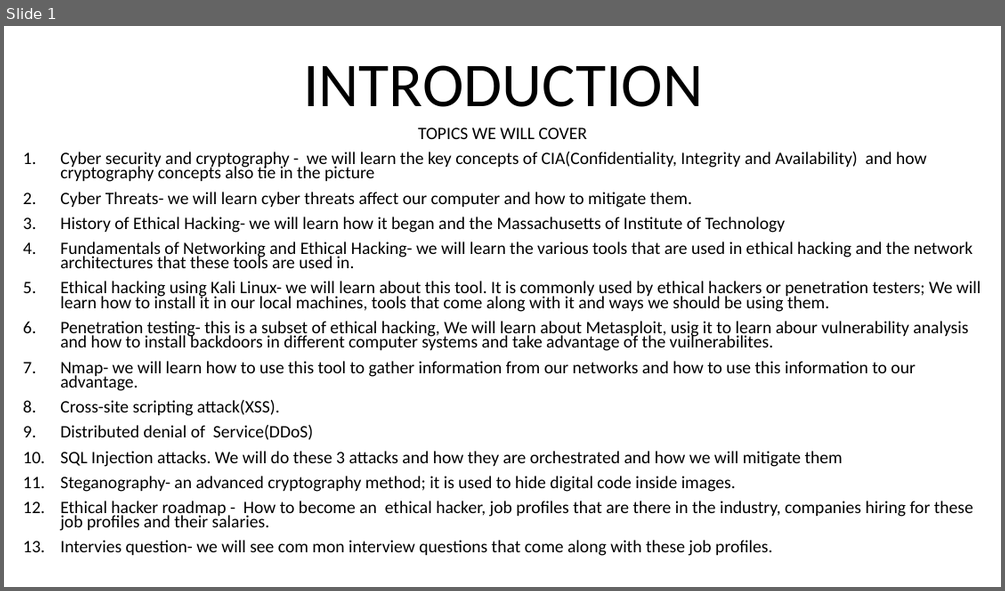
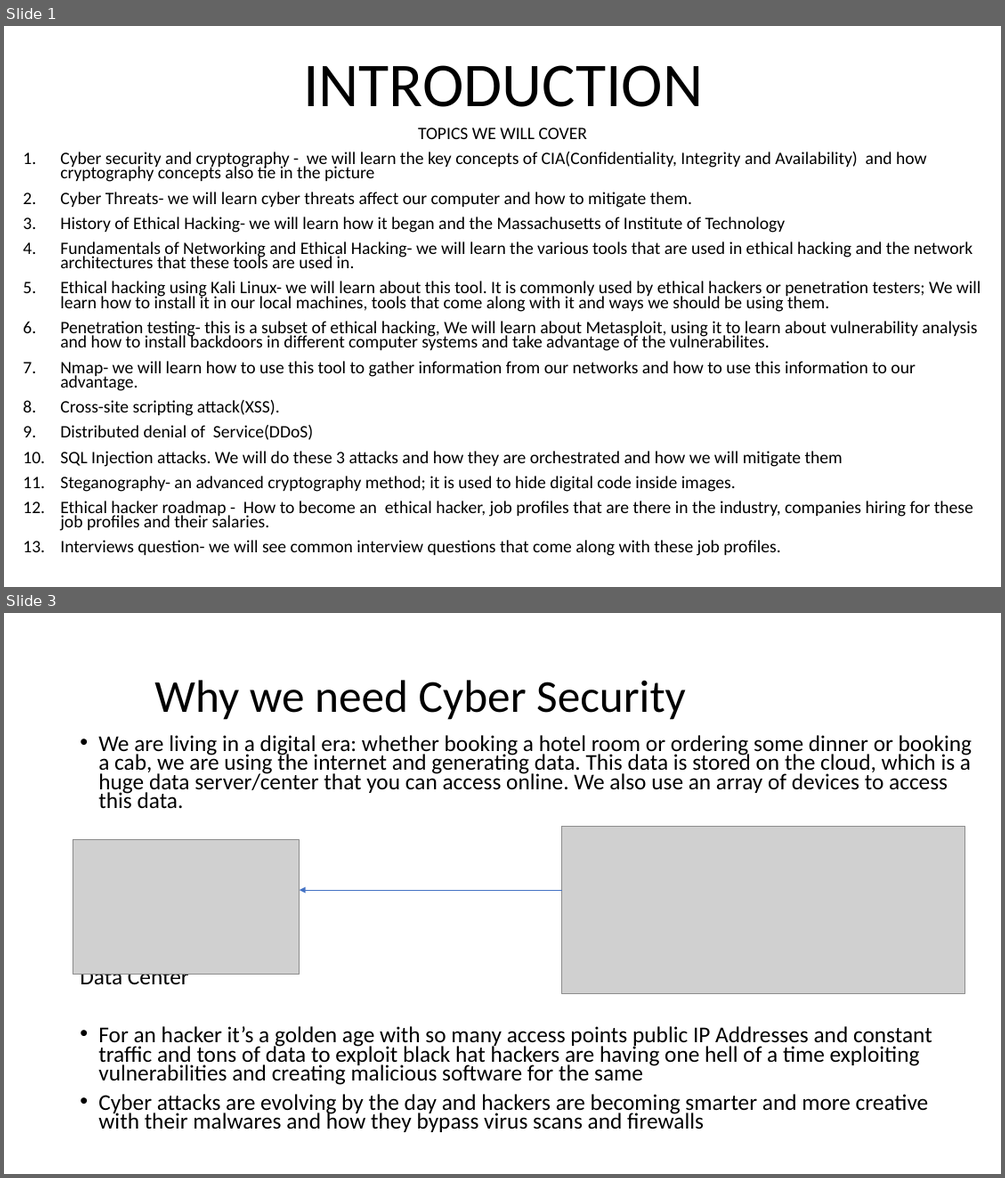
Before and after one commit to debrahnyatichi/Ethical-Hacking, a slide deck: Ethical Hacking notes.pptx. Shown one above the other, each under a label of ours: slide 1 before the commit, slides 1 and 3 after it; the slides between them are not shown. The pictures are 1005x591 and 1005x1178 pixels, drawn with LibreOffice and Linux fonts; fonts in the diff are those of the drawing; grey boxes stand for pictures. Boxes give left, top, right and bottom in pixels: in the first picture for what was removed or moved away, otherwise in the second. Text is boxed around its words. In the diff, an @@ line names an element or a change of style, - is before the commit and + after.

Commit message:
Basics of CyberSecurity

```diff
--- a/Ethical Hacking notes.pptx
+++ b/Ethical Hacking notes.pptx
@@ slide 3 added at box(4, 613, 1001, 1174), background #FFFFFF @@
@@ title added at box(154, 680, 686, 720), 44 pt, text #000000 @@
+Why we need Cyber Security
@@ text added at box(80, 735, 972, 1132), 21.7 pt, text #000000 @@
+• We are living in a digital era: whether booking a hotel room or ordering some dinner or booking a cab, we are using the internet and generating data. This data is stored on the cloud, which is a huge data server/center that you can access online. We also use an array of devices to access this data.
+Data Center
+• For an hacker it’s a golden age with so many access points public IP Addresses and constant traffic and tons of data to exploit black hat hackers are having one hell of a time exploiting vulnerabilities and creating malicious software for the same
+• Cyber attacks are evolving by the day and hackers are becoming smarter and more creative with their malwares and how they bypass virus scans and firewalls
@@ picture added at box(562, 826, 964, 994) @@
@@ picture added at box(73, 840, 299, 974) @@
@@ arrow added from (562, 890) to (299, 890), #4472C4 0.5 pt @@
@@ slide 1 changed as well @@
@@ subtitle at box(60, 321, 977, 351): text changed @@
-6. Penetration testing- this is a subset of ethical hacking, We will learn about Metasploit, usig it to learn abour vulnerability analysis and how to install backdoors in different computer systems and take advantage of the vuilnerabilites.
+6. Penetration testing- this is a subset of ethical hacking, We will learn about Metasploit, using it to learn about vulnerability analysis and how to install backdoors in different computer systems and take advantage of the vulnerabilites.
@@ subtitle at box(60, 540, 780, 556): text changed @@
-13. Intervies question- we will see com mon interview questions that come along with these job profiles.
+13. Interviews question- we will see common interview questions that come along with these job profiles.
```
Also in this commit, not shown: 1 other slide changed, 1 other slide added.
